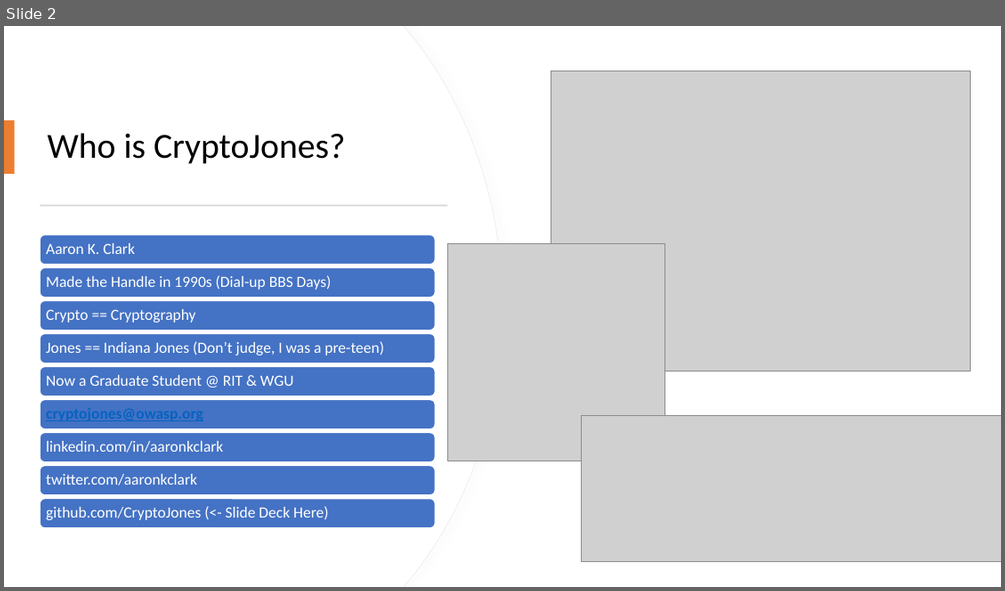
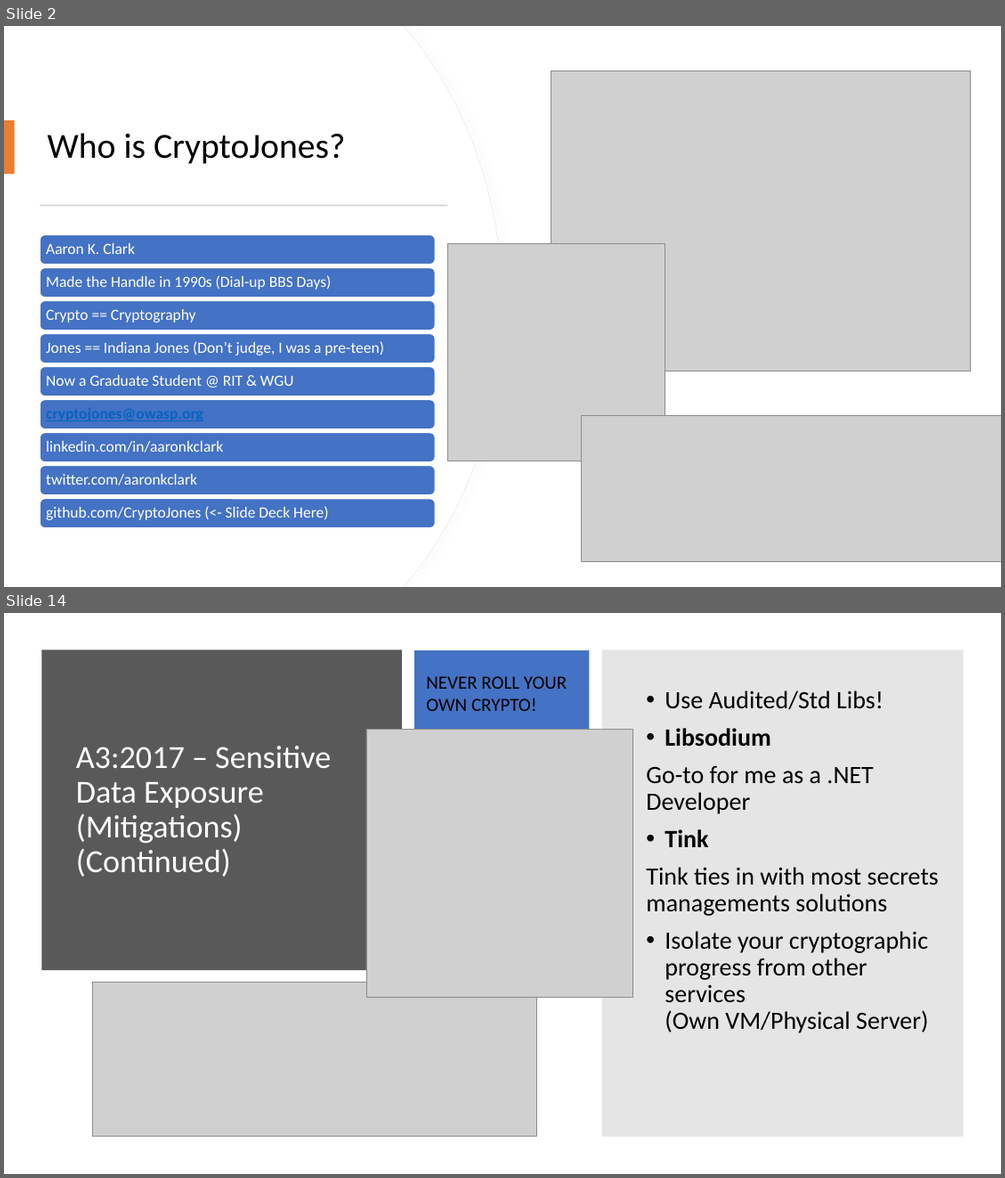
Before and after one commit to CryptoJones/OWASP-OMAHA-QTR2-MTG, a slide deck: slidedeck.pptx. Shown one above the other, each under a label of ours: slide 2 before the commit, slides 2 and 14 after it; the slides between them are not shown. The pictures are 1005x591 and 1005x1178 pixels, drawn with LibreOffice and Linux fonts; fonts in the diff are those of the drawing; grey boxes stand for pictures. Boxes give left, top, right and bottom in pixels: in the first picture for what was removed or moved away, otherwise in the second. Text is boxed around its words. In the diff, an @@ line names an element or a change of style, - is before the commit and + after.

```diff
--- a/slidedeck.pptx
+++ b/slidedeck.pptx
@@ slide 14 added at <box>4,613,1001,1174</box>, background #FFFFFF @@
@@ rectangle added at <box>42,649,402,970</box>, fill #595959 @@
@@ rectangle added at <box>414,650,590,803</box>, fill #4472C4 @@
@@ rectangle added at <box>602,649,964,1136</box>, fill #808080 at 20% opacity @@
@@ text added at <box>426,676,566,711</box>, 18 pt, text #000000 @@
+NEVER ROLL YOUR OWN CRYPTO!
@@ text added at <box>646,690,938,1033</box>, 24 pt, text #000000 @@
+• Use Audited/Std Libs!
+• Libsodium
+Go-to for me as a .NET Developer
+• Tink
+Tink ties in with most secrets managements solutions
+• Isolate your cryptographic progress from other services
+  (Own VM/Physical Server)
@@ title added at <box>76,746,331,876</box>, 31 pt, text #FFFFFF @@
+A3:2017 – Sensitive Data Exposure (Mitigations)
+(Continued)
@@ picture added at <box>367,729,633,997</box> @@
@@ picture added at <box>92,982,536,1136</box> @@
```
Also in this commit, not shown: 4 slides changed, 32 other slides added, 28 slides removed, 1 other file.
